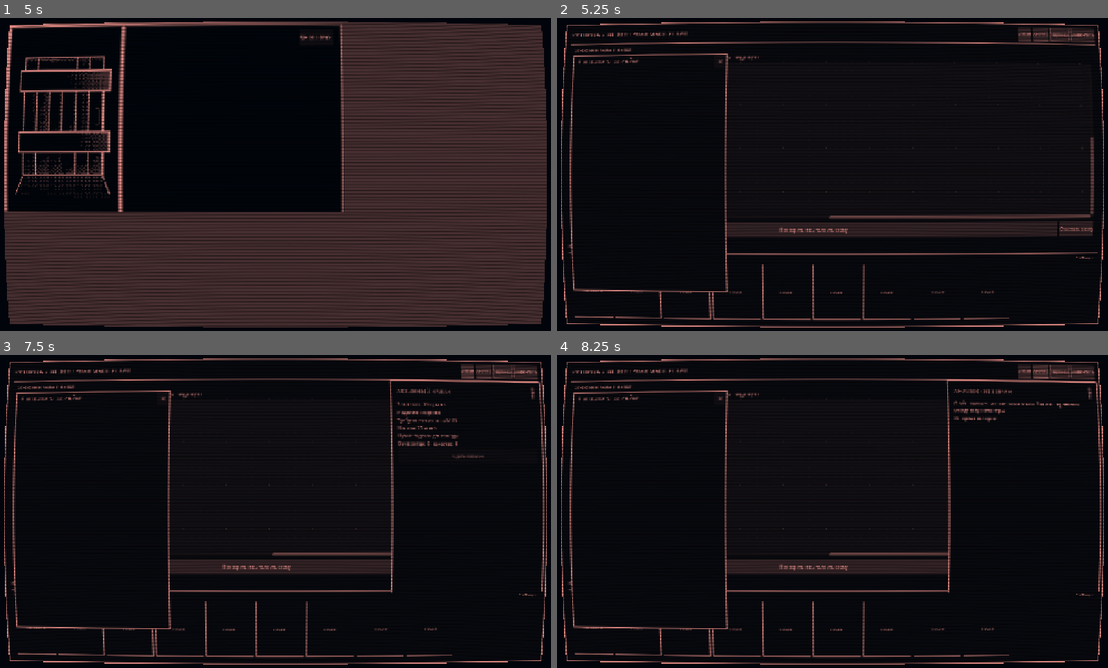
Above: before the commit, frames 1-4 (two rows, left to right).
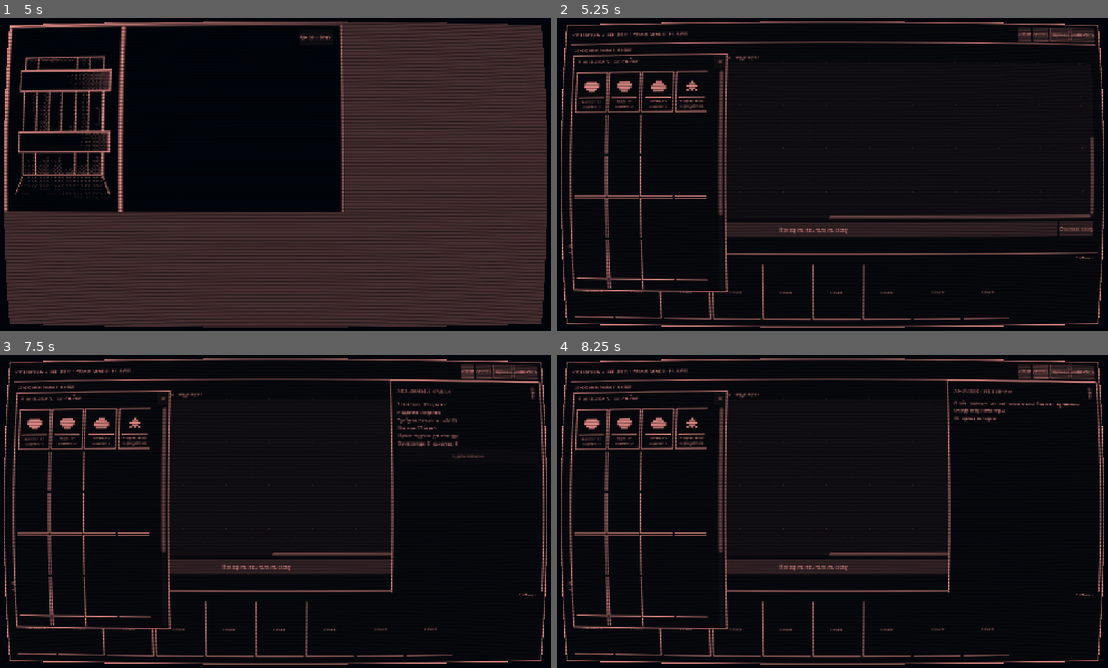
Above: after the commit, the same moments.

Repository: Blyaprint/10-ways
Game: Godot game, scene res://scenes/MainMenu.tscn
The game is run twice, just before and just after one commit, with the same random seed, the same clock (stepped at 60 frames per second) and the same inputs.
Inputs (mouse positions are in pixels of both pictures, inside the frame that each line leads up to):
- Up to frame 1 (5 s): click "New game" at 0.5 s; click "Далее" at 1.25 s; click "Далее" at 2 s; click "Далее" at 2.75 s; tap Enter at 3.5 s; move the mouse to (396, 158) at 3.52 s; click (396, 158) at 3.67 s; click "Принять заказ" at 4.25 s
- Up to frame 2 (5.25 s): click "Go to Forge" at 5 s
- Up to frame 3 (7.5 s): click "Go to Door" at 5.75 s; click "Go to Door" at 6.5 s; click "Заказ" at 7.25 s
- Up to frame 4 (8.25 s): click "Анализ" at 8 s

Frame 1 is identical in both runs. In frame 2, 2.5% of the frame differs, in the area x 3-31%, y 16-87%; in frame 3, 2.5%; in frame 4, 2.5%.

Commit message:
Fix inventory window content sizing and card dimensions

Diff:
--- a/scripts/EngineeringWorkbenchUI.gd
+++ b/scripts/EngineeringWorkbenchUI.gd
@@ -253,6 +253,8 @@
 	add_child(inventory_window)
 
 	var body := VBoxContainer.new()
+	body.size_flags_horizontal = Control.SIZE_EXPAND_FILL
+	body.size_flags_vertical = Control.SIZE_EXPAND_FILL
 	body.add_theme_constant_override("separation", 5)
 	inventory_window.add_child(body)
 	var drag_bar := MoveHandle.new()
@@ -274,10 +276,13 @@
 	inventory_close.pressed.connect(func(): inventory_window.hide())
 	drag_bar.add_child(inventory_close)
 	var grid_margin := MarginContainer.new()
+	grid_margin.size_flags_horizontal = Control.SIZE_EXPAND_FILL
+	grid_margin.size_flags_vertical = Control.SIZE_EXPAND_FILL
 	for pair in [["margin_left", 7], ["margin_right", 7], ["margin_top", 4], ["margin_bottom", 7]]:
 		grid_margin.add_theme_constant_override(pair[0], pair[1])
 	body.add_child(grid_margin)
 	var inventory_scroll := ScrollContainer.new()
+	inventory_scroll.size_flags_horizontal = Control.SIZE_EXPAND_FILL
 	inventory_scroll.size_flags_vertical = Control.SIZE_EXPAND_FILL
 	inventory_scroll.horizontal_scroll_mode = ScrollContainer.SCROLL_MODE_DISABLED
 	grid_margin.add_child(inventory_scroll)
@@ -550,7 +555,7 @@
 			else:
 				var action_data: Dictionary = ACTIONS.get(id, {})
 				var payload := {"origin": "inventory", "kind": "action", "id": id}
-				inventory_grid.add_child(_make_visual_card(payload, str(action_data.get("name", id)), "Карта действия", str(action_data.get("symbol", "⚒")), Color("#f4f0df"), Vector2(34, 62)))
+				inventory_grid.add_child(_make_visual_card(payload, str(action_data.get("name", id)), "Карта действия", str(action_data.get("symbol", "⚒")), Color("#f4f0df"), Vector2(76, 94)))
 		else:
 			var empty := PanelContainer.new()
 			empty.custom_minimum_size = Vector2(76, 94)
